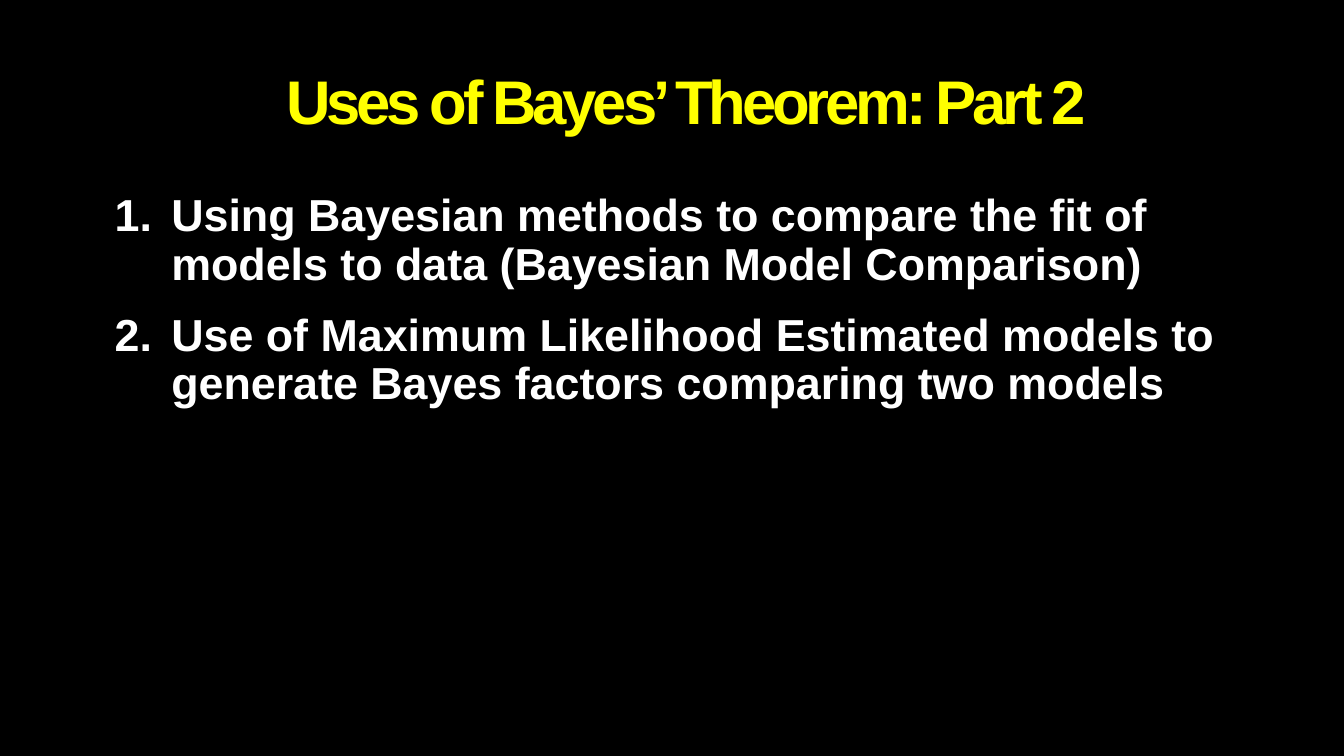
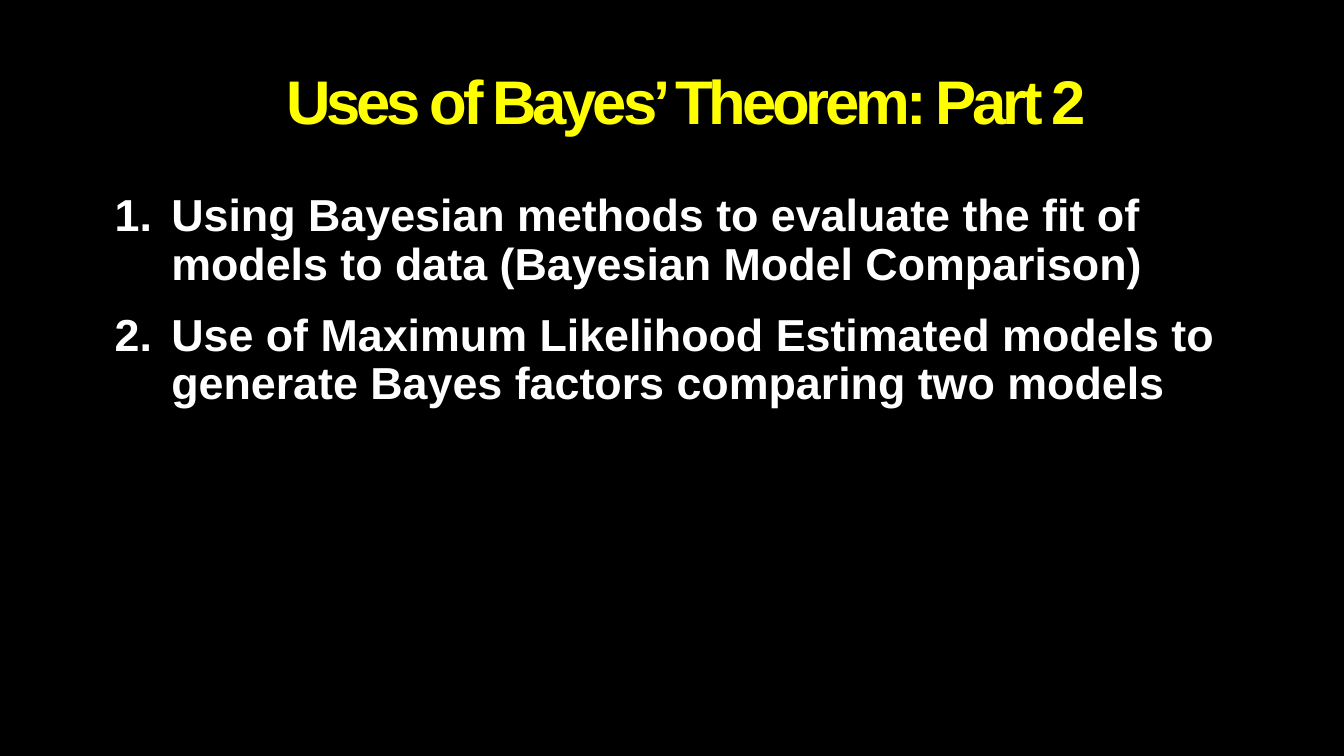
Before and after one commit to Alan-Pickering/Bayesian-data-analysis-teaching, a slide deck: slide 4 of Bayesian Data Analysis Part 2.pptx (slide 3 before the commit). Drawn at 1344x756 pixels with LibreOffice and Linux fonts; fonts in the diff are those of the drawing; background and template pictures are left out. Boxes give left, top, right and bottom in pixels: in the first picture for what was removed or moved away, otherwise in the second. Text is boxed around its words. In the diff, an @@ line names an element or a change of style, - is before the commit and + after.

```diff
--- a/Bayesian Data Analysis Part 2.pptx
+++ b/Bayesian Data Analysis Part 2.pptx
@@ subtitle at (171, 198, 1141, 289): text changed @@
-1. Using Bayesian methods to compare the fit of models to data (Bayesian Model Comparison)
+1. Using Bayesian methods to evaluate the fit of models to data (Bayesian Model Comparison)
```
Also in this commit, not shown: 8 other slides changed, 2 slides added.
